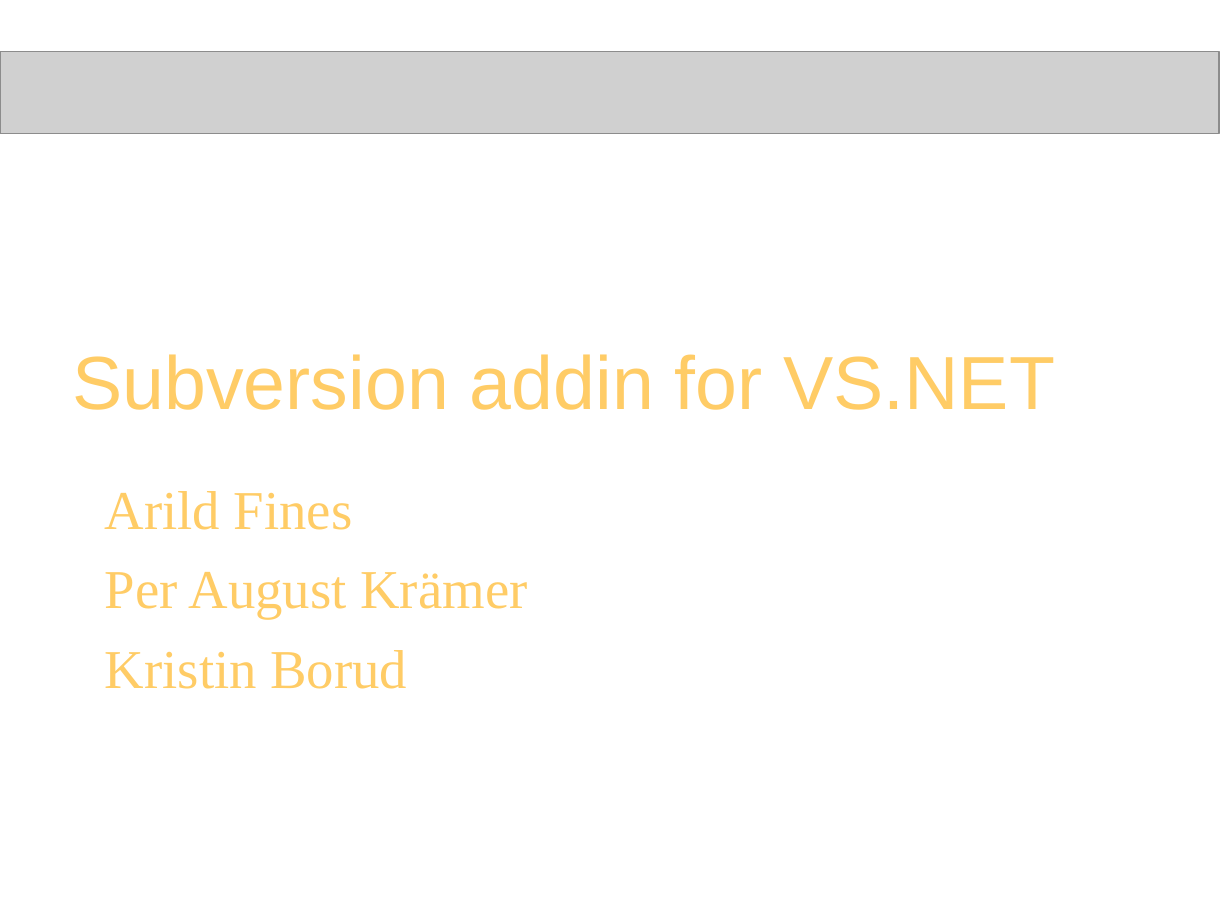
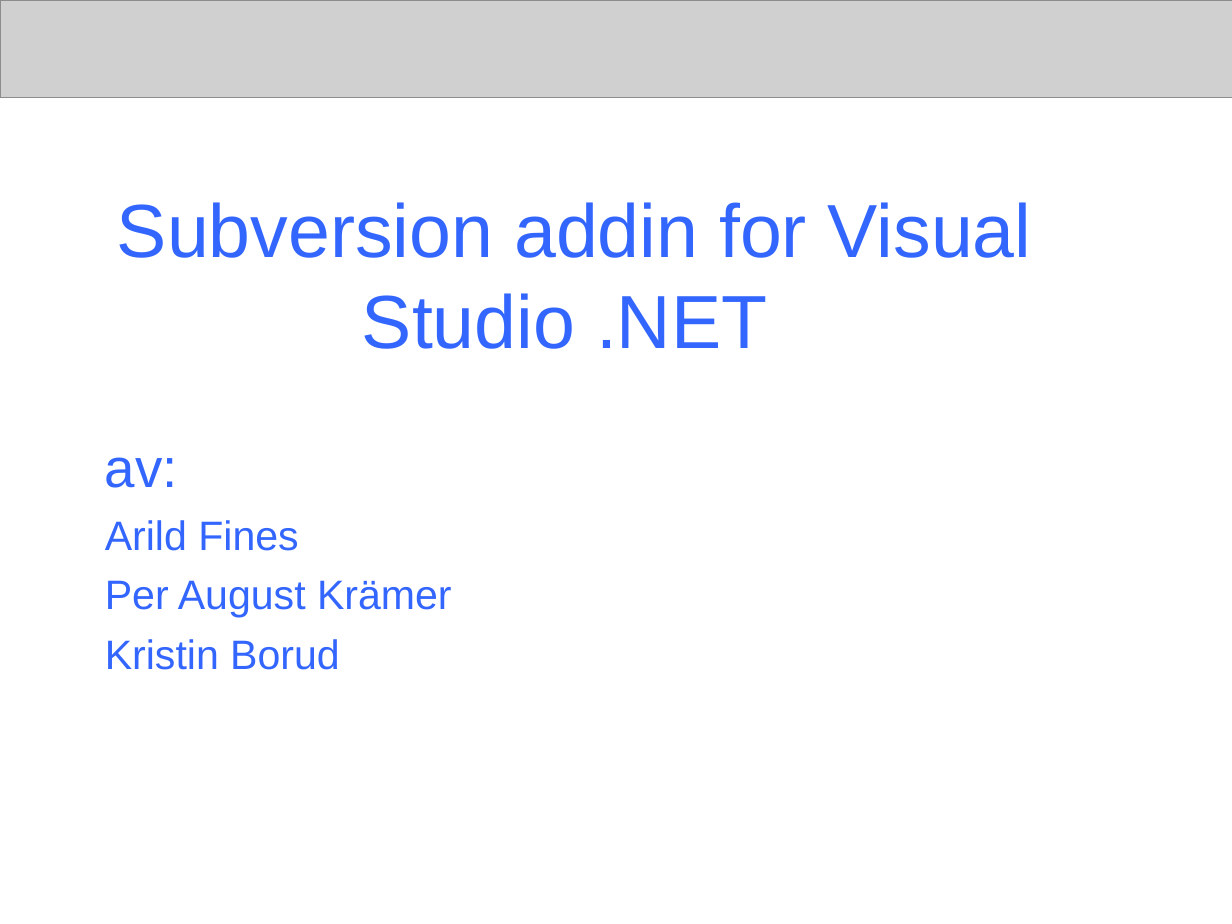
Before and after one commit to PhilJollans/AnkhSVN2019, a slide deck: slide 1 of doc/powerpoint/Subversion_addin_for_VS.NET.ppt. Drawn at 1232x924 pixels with LibreOffice and Linux fonts; fonts in the diff are those of the drawing; grey boxes stand for pictures. Boxes give left, top, right and bottom in pixels: in the first picture for what was removed or moved away, otherwise in the second. Text is boxed around its words. In the diff, an @@ line names an element or a change of style, - is before the commit and + after.

Commit message:
The presentation contain:
* Title of final project, name of authors
* Background
- Revision control: wc, revision, repository to be explained
- Subversion
- CollabNet
- VS.NET
- Aim of the final project

*Content
- Functionality of NSvn
- Navigation model of Ankh
- What can Ankh do?
- Example of how Ankh works: Manual demo performed at school PC
- Ankh Help: Manual demo performed at school PC
- Improvements of GUI
- Testing of Ankh
- Challenges and development environment
- Conclusion

White background, "ankh header" without letters or symbol

```diff
--- a/doc/powerpoint/Subversion_addin_for_VS.NET.ppt
+++ b/doc/powerpoint/Subversion_addin_for_VS.NET.ppt
@@ picture: place and size @@
-picture at box(0, 52, 1220, 134)
+picture at box(0, 0, 1232, 97)
@@ title at box(117, 202, 1032, 349): text changed; text colour #FFCC66 to #3366FF @@
-Subversion addin for VS.NET
+Subversion addin for Visual Studio .NET
@@ subtitle at box(105, 457, 178, 488): paragraph added @@
+av:
@@ subtitle at box(105, 520, 452, 670): size 32 to 24 pt, font Times New Roman to Arial, text colour #FFCC66 to #3366FF; less space between paragraphs @@
```
Also in this commit, not shown: 12 other slides changed, 9 slides added, 7 slides removed.
